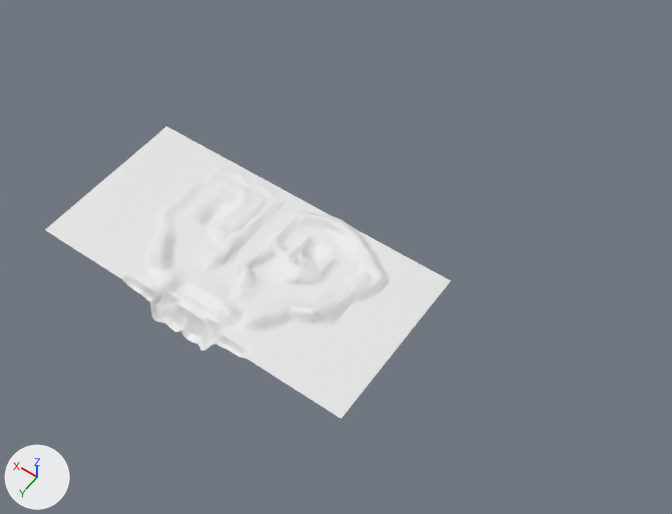
The Blender file blender/level/vale-of-infantry.blend: old version first, new version second.
One viewpoint serves both versions: a camera (50 mm lens) standing at (-442.0, 528.0, 791.0) and looking at (-75.0, 13.0, -18.0). Arrows for +X, +Y and +Z are at lower left; the lights stay in place. The first picture is the older version.

The scene before the commit, as lines of its bpy script (objects in view):
```python
me_plane = bpy.data.meshes.new('Plane')
me_plane.from_pydata(...)  # 4949 vertices, 4800 faces; spans x -200.0..200.0, y -20.0..190.0, z -25.0..13.0
ob_plane = bpy.data.objects.new('Plane', me_plane)
ob_plane.location = (0.0, 0.0, 0.0)
_m = ob_plane.modifiers.new('Subdivision', 'SUBSURF')
_m.subdivision_type = 'SIMPLE'
_m.levels = 3
_m.render_levels = 3
```
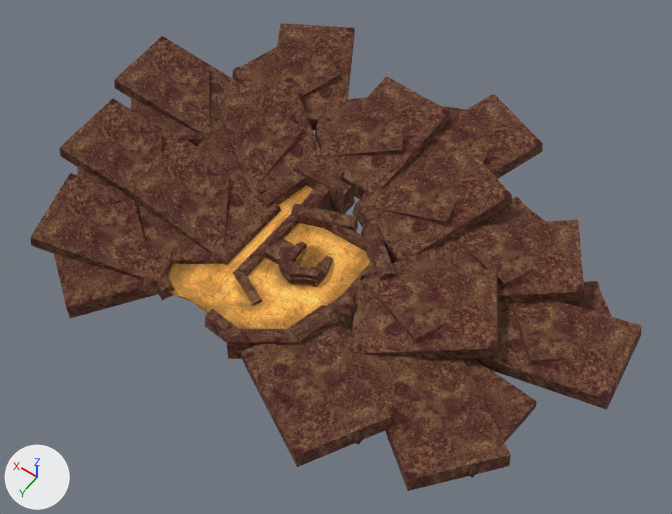
What differs and where, as boxes (x1, y1, x2, y2) in the pictures (672 x 514 px):
```json
{"object": "ValeBasis-col", "change": "added", "after": [30, 23, 642, 491], "on screen": "brown"}
{"object": "Plane", "change": "hidden", "before": [45, 127, 450, 418]}
```

Edits to the scene script, one JSON object a line:
```json
{"op": "add", "block": "img_ucupaint_cube_001_color", "code": ["img_ucupaint_cube_001_color = load_image('Ucupaint Cube.001 Color', 'Cube.001 Color.png', 1024, 1024, 'sRGB')"]}
{"op": "add", "block": "ng_ucupaint_cube_001", "code": ["ng_ucupaint_cube_001 = bpy.data.node_groups.new('Ucupaint Cube.001', 'ShaderNodeTree')", "# colours: white #ffffff", "# uses the picture img_ucupaint_cube_001_color"]}
{"op": "add", "block": "mat_cube_001", "code": ["mat_cube_001 = bpy.data.materials.new('Cube.001')", "mat_cube_001.use_nodes = True; mat_cube_001.node_tree.nodes.clear()", "_N = mat_cube_001.node_tree.nodes; _L = mat_cube_001.node_tree.links", "n0 = _N.new('ShaderNodeGroup'); n0.name = 'Group'", "n0.node_tree = ng_ucupaint_cube_001", "n0.inputs[0].default_value = (0.8, 0.8, 0.8, 1.0)  # 'Color', white #e7e7e7", "n1 = _N.new('ShaderNodeBsdfPrincipled'); n1.name = 'Principled BSDF'", "n1.inputs[2].default_value = 1.0  # 'Roughness'", "n2 = _N.new('ShaderNodeOutputMaterial'); n2.name = 'Material Output'", "_L.new(n0.outputs[0], n1.inputs[0])  # 'Color' to 'Base Color'", "_L.new(n1.outputs[0], n2.inputs[0])  # 'BSDF' to 'Surface'"]}
{"op": "add", "block": "me_cube_003", "code": ["me_cube_003 = bpy.data.meshes.new('Cube.003')", "me_cube_003.from_pydata(...)  # 928 vertices, 820 faces; spans x -402.0..289.0, y -271.0..251.0, z -18.0..35.0", "me_cube_003.materials.append(mat_cube_001)"]}
{"op": "add", "block": "ob_plane", "code": "ob_plane.hide_set(True)  # its collection is switched off"}
{"op": "add", "block": "ob_valebasis_col", "code": ["ob_valebasis_col = bpy.data.objects.new('ValeBasis-col', me_cube_003)", "ob_valebasis_col.location = (0.0, 0.0, 0.0)"]}
```
